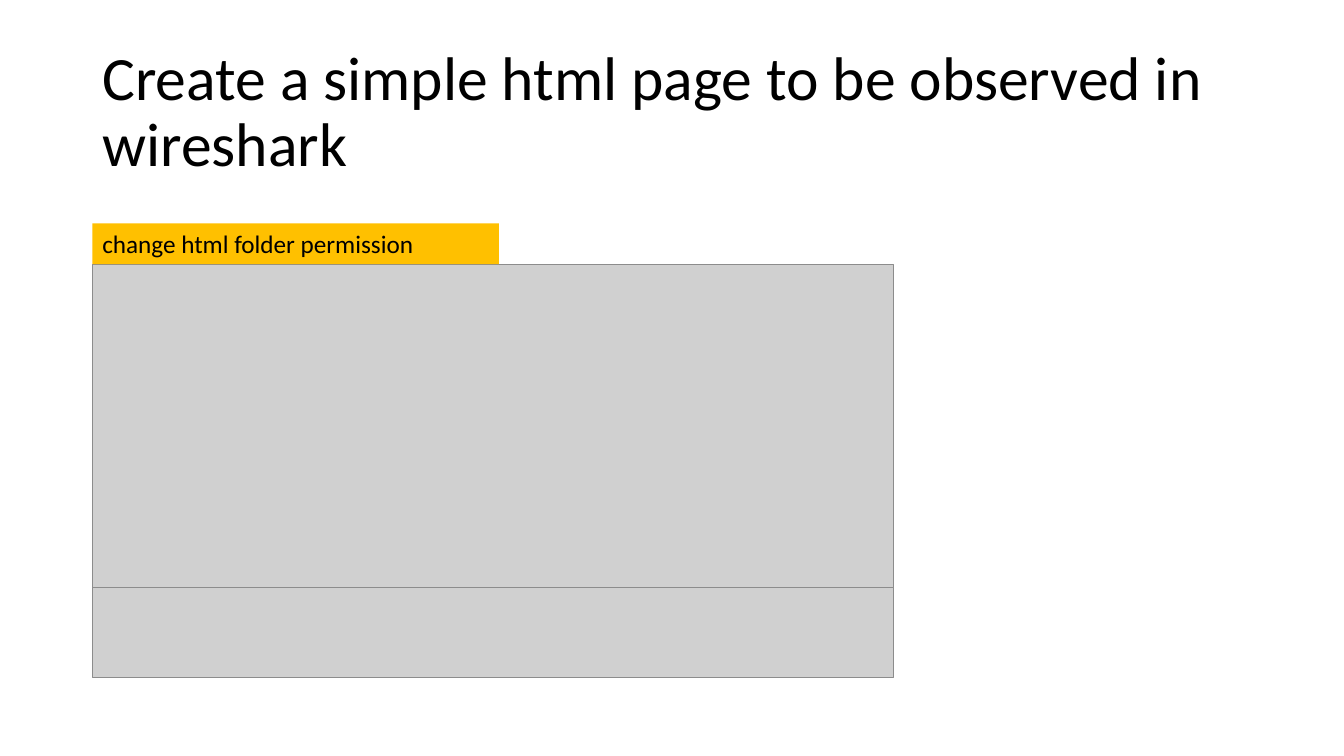
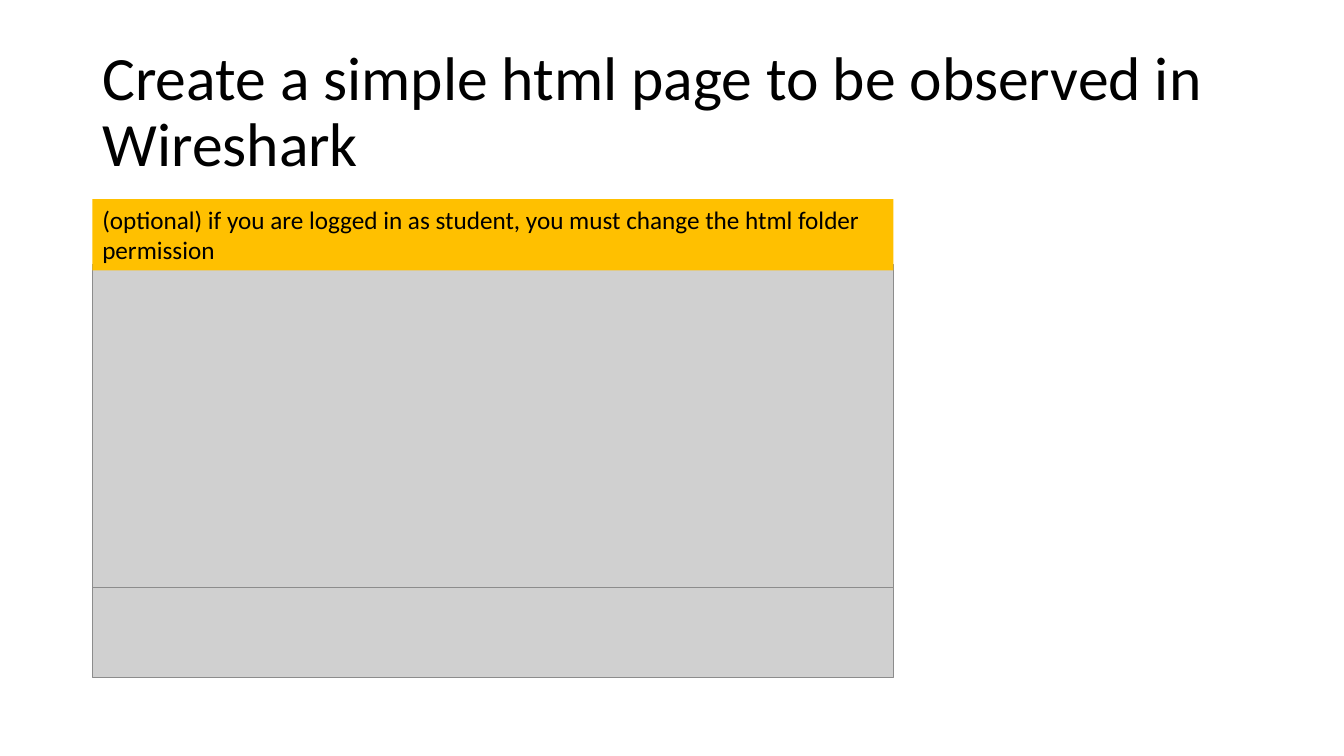
Before and after one commit to frankwxu/digital-forensics-lab, a slide deck: slide 5 of Illegal_Possession_Images/HTTP_Wireshark_Forensics_1_text.pptx. Drawn at 1344x756 pixels with LibreOffice and Linux fonts; fonts in the diff are those of the drawing; grey boxes stand for pictures; background and template pictures are left out. Boxes give left, top, right and bottom in pixels: in the first picture for what was removed or moved away, otherwise in the second. Text is boxed around its words. In the diff, an @@ line names an element or a change of style, - is before the commit and + after.

```diff
--- a/Illegal_Possession_Images/HTTP_Wireshark_Forensics_1_text.pptx
+++ b/Illegal_Possession_Images/HTTP_Wireshark_Forensics_1_text.pptx
@@ title at box(102, 57, 1201, 167): text changed @@
-Create a simple html page to be observed in wireshark
+Create a simple html page to be observed in Wireshark
@@ rectangle "(optional) if you are logged ...": place and size @@
-rectangle "(optional) if you are logged ..." at box(93, 224, 499, 264)
+rectangle "(optional) if you are logged ..." at box(93, 200, 894, 271)
@@ text in rectangle at box(102, 210, 859, 263): text changed @@
-change html folder permission
+(optional) if you are logged in as student, you must change the html folder permission
```
Also in this commit, not shown: 2 other slides changed, 2 slides added, 1 slide removed.
